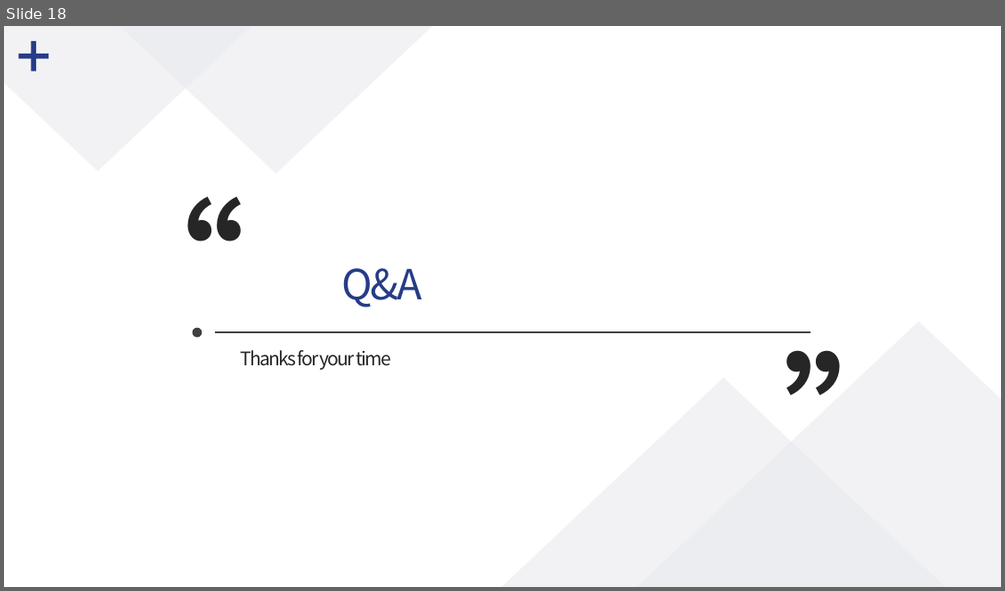
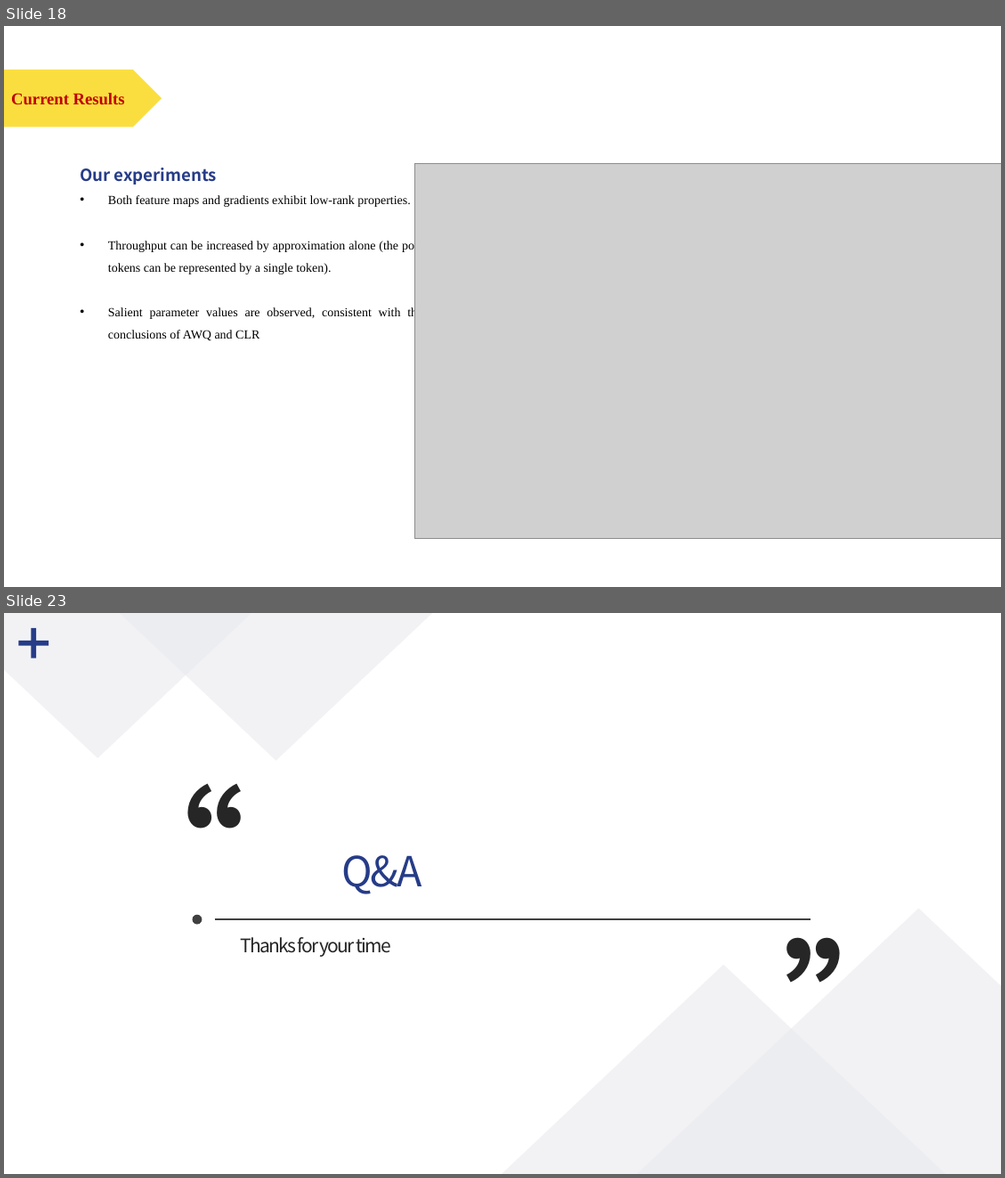
Before and after one commit to polarispw/MSBD5014-IP, a slide deck: docs/Matrix Factorization & LLM Compression.pptx. Shown one above the other, each under a label of ours: slide 18 before the commit, slides 18 and 23 after it; the slides between them are not shown. The pictures are 1005x591 and 1005x1178 pixels, drawn with LibreOffice and Linux fonts; fonts in the diff are those of the drawing; grey boxes stand for pictures. Boxes give left, top, right and bottom in pixels: in the first picture for what was removed or moved away, otherwise in the second. Text is boxed around its words. In the diff, an @@ line names an element or a change of style, - is before the commit and + after.

```diff
--- a/docs/Matrix Factorization & LLM Compression.pptx
+++ b/docs/Matrix Factorization & LLM Compression.pptx
@@ slide 18 added at <box>4,26,1001,587</box>, background #FFFFFF @@
@@ pentagon arrow added at <box>4,70,162,127</box>, fill #FADE40 @@
@@ text added at <box>11,93,125,104</box>, 16 pt, text #C00000, bold @@
+Current Results
@@ text added at <box>80,168,422,341</box>, 12 pt, text #000000 @@
+Our experiments
+• Both feature maps and gradients exhibit low-rank properties.
+• Throughput can be increased by approximation alone (the post tokens can be represented by a single token).
+• Salient parameter values are observed, consistent with the conclusions of AWQ and CLR
@@ picture added at <box>414,164,1001,539</box> @@
@@ what was slide 18 is now slide 23 @@
```
Also in this commit, not shown: 3 slides changed, 7 other slides added, 3 slides removed, 47 other files.
